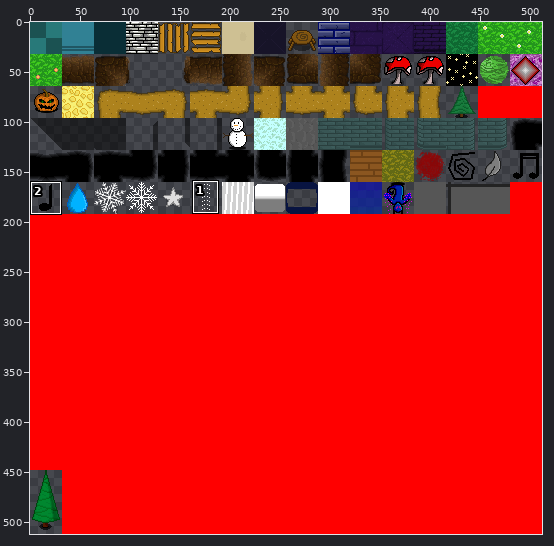
File history of a sprite sheet, Test/res/tiles.png. The first picture is a wide view before the edit; the outline marks the close-up.
Close-up. Old version:
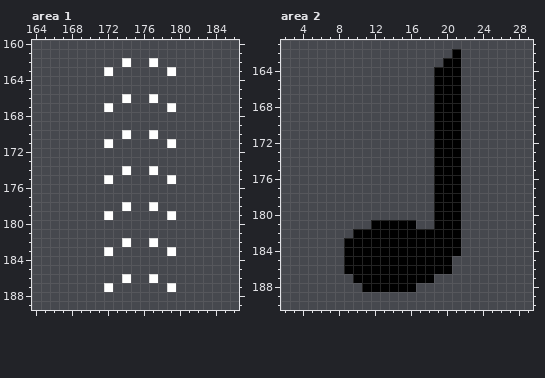
The file is 512x512 pixels. Pixels under 10% opacity are left out. Colours within 5 levels of each other are drawn and written as one. Shown: area 1: x 164..186, y 160..189; area 2: x 2..29, y 161..190. The commit also changed other parts of the picture, which this record leaves out.
Now the later version:
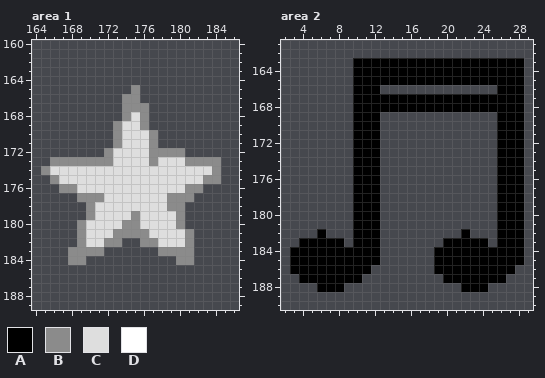
Palette (. is transparent): A #000000  B #8b8b8b  C #dedede  D #ffffff
Changes in this commit:
Changed rows in their new state; - is an unchanged pixel.
Area 1:
first column x 165:
162 ---------.--.-------
163 -------.------.-----
165 ----------B---------
166 ---------BB-.-------
167 -------.-BBB--.-----
168 ---------BCB--------
169 --------BCCB--------
170 --------BCCCB-------
171 -------.BCCCB-.-----
172 -------BCCCCBBBB----
173 -BBBBBBBCCCCBCCCBBBB
174 BCCCCCCCCCCCCCCCCCCB
175 -BCCCCCCCCCCCCCCCCBB
176 --BBCCCCCCCCCCCCBB--
177 ----BBBCCCCCCCBBB---
178 -----BCCCCCCCCBB----
179 -----BCCCCBCCCCB----
180 ----BCCCCBBCCCCB----
181 ----BCCCBBBBCCCCB---
182 ----BCCBB.-BBCCCB---
183 ---BBBB.-----BBBB---
184 ---BB----------BB---
186 ---------.--.-------
187 -------.------.-----
Area 2:
first column x 3:
162 ------------------.-------
163 -------AAAAAAAAAA--AAAAAAA
164 -------AAAAAAAAA---AAAAAAA
165 -------AAAAAAAAA---AAAAAAA
166 -------AAA------...----AAA
167 -------AAAAAAAAA---AAAAAAA
168 -------AAAAAAAAA---AAAAAAA
169 -------AAA------...----AAA
170 -------AAA------...----AAA
171 -------AAA------...----AAA
172 -------AAA------...----AAA
173 -------AAA------...----AAA
174 -------AAA------...----AAA
175 -------AAA------...----AAA
176 -------AAA------...----AAA
177 -------AAA------...----AAA
178 -------AAA------...----AAA
179 -------AAA------...----AAA
180 -------AAA------...----AAA
181 -------AA-....--...----AAA
182 ---A------.........A---AAA
183 -AAAAA.---.......--AAA-AAA
184 AAAAAA----......---AAAAAAA
185 AAAAAA----......--AAAAAAAA
186 AAAAAA---.......--AAAAAAA-
187 -AAAAAA-........-AAAAAAA--
188 ---AAA--......-----AAA----
